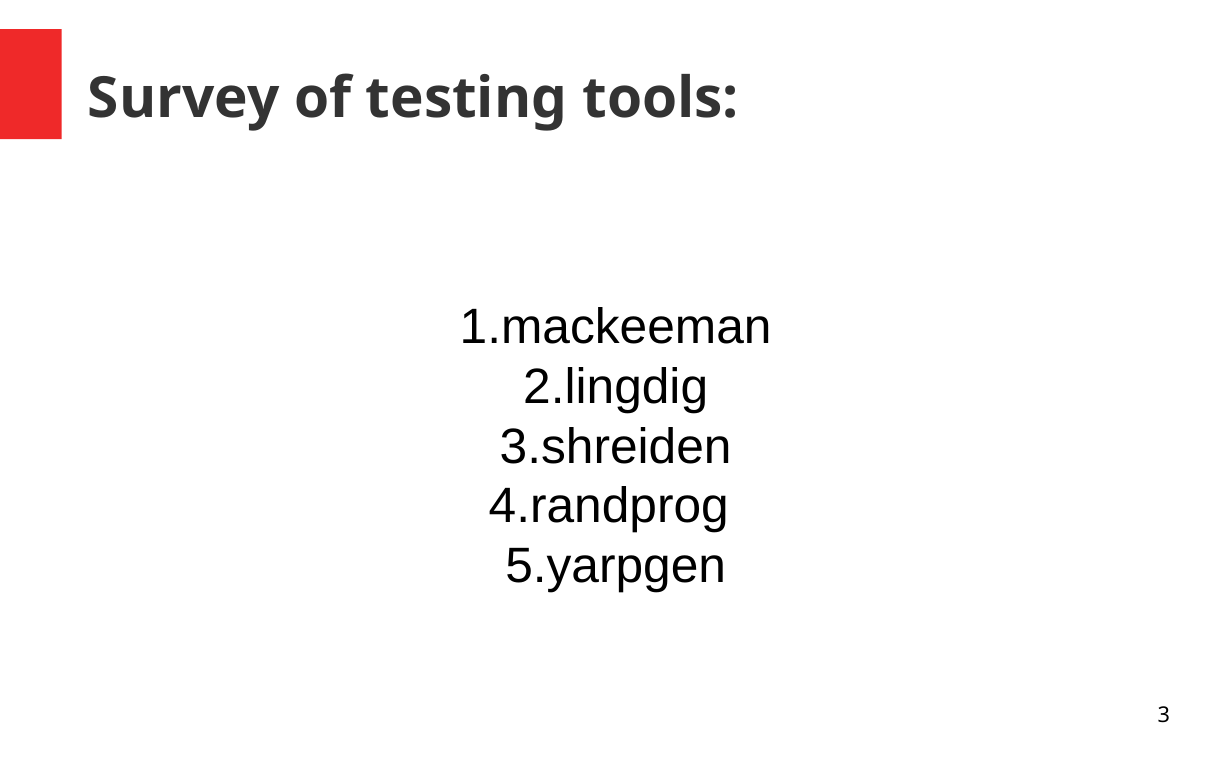
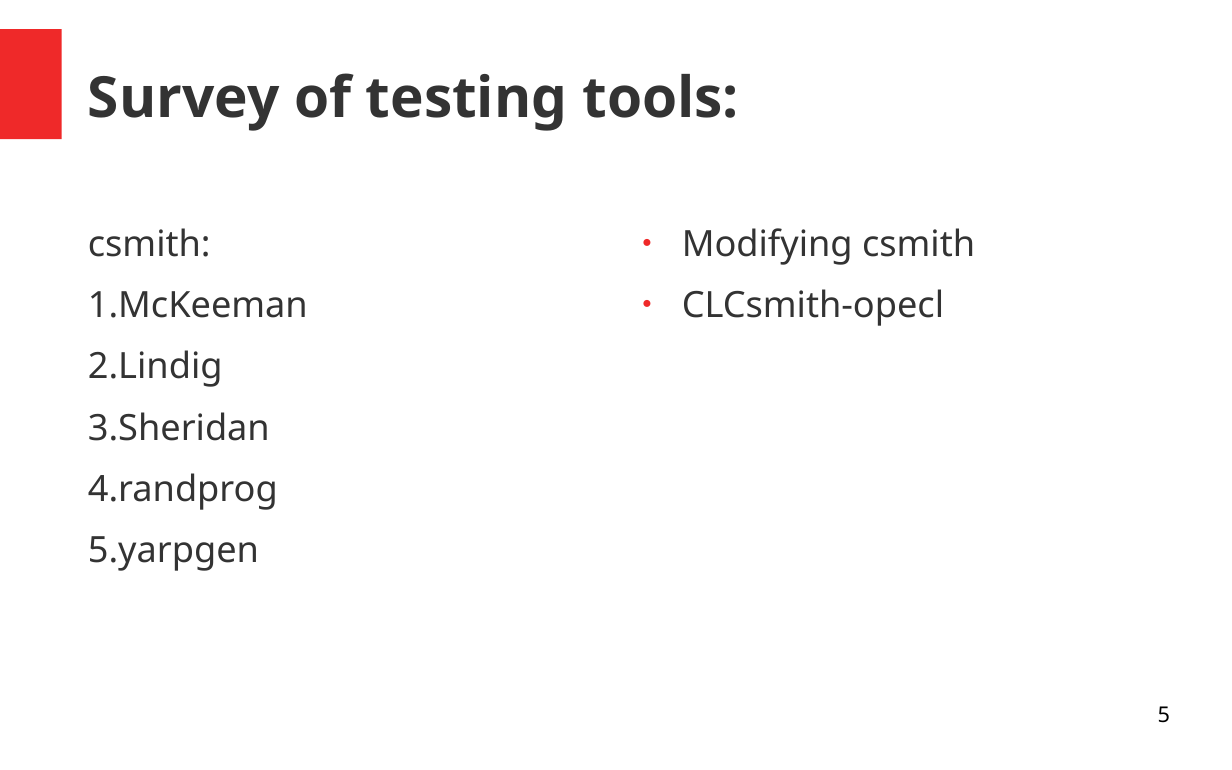
Before and after one commit to shubhamnarlawar77/COEP-csmith-meetup, a slide deck: slide 5 of extended csmith.odp (slide 3 before the commit). Drawn at 1232x770 pixels with LibreOffice and Linux fonts; fonts in the diff are those of the drawing. Boxes give left, top, right and bottom in pixels: in the first picture for what was removed or moved away, otherwise in the second. Text is boxed around its words. In the diff, an @@ line names an element or a change of style, - is before the commit and + after.

Commit message:
modified ppt

```diff
--- a/extended csmith.odp
+++ b/extended csmith.odp
@@ text at (88, 228, 308, 441): text changed; size 32 to 23.3 pt; font Arial to Noto Sans; text colour #000000 to #333333 @@
-1.mackeeman
-2.lingdig
-3.shreiden
+csmith:
+1.McKeeman
+2.Lindig
+3.Sheridan
@@ text "csmith:" at (88, 228, 308, 571): vertical alignment middle to top @@
@@ text added at (682, 228, 975, 326), 23.3 pt, text #333333 @@
+● Modifying csmith
+● CLCsmith-opecl
@@ text at (88, 473, 278, 571): size 32 to 23.3 pt, font Arial to Noto Sans, text colour #000000 to #333333 in "4.randprog", "5.yarpgen"; alignment centre to left; more space between paragraphs @@
@@ page number at (1158, 706, 1170, 723): text changed @@
-3
+5
```
Also in this commit, not shown: 2 other slides changed, 2 slides added.
